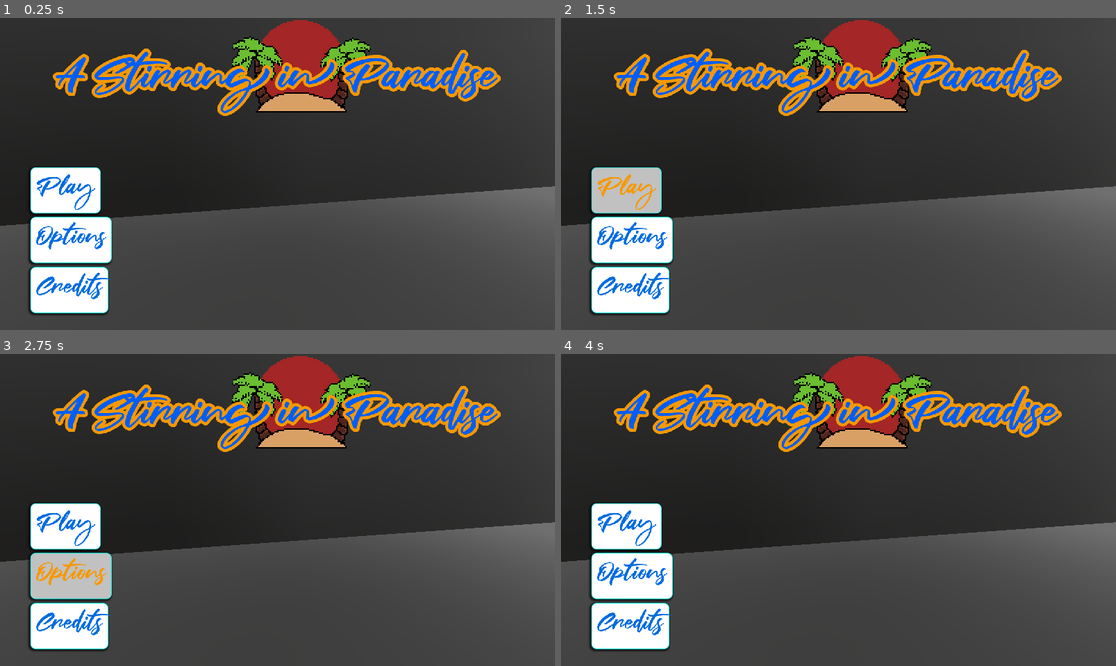
Above: before the commit, frames 1-4 (two rows, left to right).
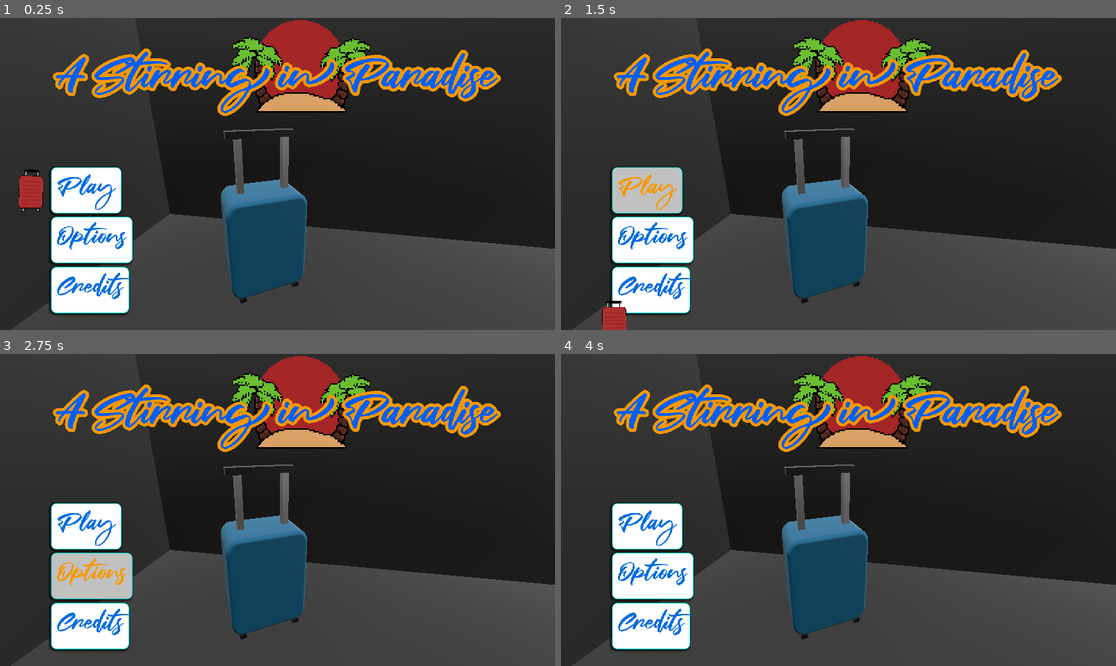
Above: after the commit, the same moments.

Repository: emilyallerdings/gwj81-expedition
Game: Godot game, scene res://Scenes/menu_testing.tscn
Same seed, same stepped clock (60 frames per second), same inputs: the game is played once before the commit and once after it. This scene is started directly instead of the project's main scene.
Inputs (mouse positions are in pixels of both pictures, inside the frame that each line leads up to):
- Up to frame 1 (0.25 s): no input
- Up to frame 2 (1.5 s): click "Play" at 0.5 s; click "Play" at 1.25 s
- Up to frame 3 (2.75 s): click "Options" at 2 s
- Up to frame 4 (4 s): click "Credits" at 2.75 s; move the mouse to (960, 494) at 3.52 s; hold D (right) from 3.53 s (still down)

The runs differ from the first frame. In frame 1, 19% of the frame differs, in the area x 0-100%, y 0-100%; in frame 2, 19%; in frame 3, 19%; in frame 4, 19%.

Commit message:
Added suitcase and fun little mouse thing

Diff:
--- /dev/null
+++ b/Materials/pseudo_3d.gdshader
@@ -0,0 +1,231 @@
+// godot shader
+
+shader_type canvas_item;
+
+// Camera FOV
+
+uniform float fov : hint_range(1, 179) = 90;
+
+uniform bool cull_back = true;
+
+uniform float y_rot : hint_range(-180, 180) = 0.0;
+
+uniform float x_rot : hint_range(-180, 180) = 0.0;
+
+
+
+uniform float inset : hint_range(0, 1) = 0.0;
+
+// Consider changing this to a uniform and changing it from code
+
+uniform float hovering;
+
+uniform float rand_trans_power = 1.0;
+
+uniform float rand_seed;
+
+uniform float vortex_amt:hint_range(-10.0, 10.0, 0.1);
+
+uniform float rotation:hint_range(-10.0, 10.0, 0.1) = 0.0;
+
+// 全局着色器变量 在脚本中设置鼠标位置
+
+global uniform vec2 mouse_screen_pos = vec2(0.0, 0.0);
+
+uniform vec2 mouse_screen_pos_test = vec2(0.0, 0.0);
+
+
+
+
+
+varying flat vec2 o;
+
+varying vec3 p;
+
+
+
+varying vec2 transformed_world_to_canvas_coordinates;
+
+varying flat vec2 pivot;
+
+varying flat vec2 region_rate;
+
+varying flat mat3 inv_rot_mat;
+
+
+
+
+
+vec2 rotate(vec2 uv, vec2 pivot_r, float angle)
+
+{
+
+
+
+	mat2 rotation_mat = mat2(vec2(cos(angle), -sin(angle)),
+
+						vec2(sin(angle), cos(angle)));
+
+	uv -= pivot_r;
+
+	uv = uv * rotation_mat;
+
+	uv += pivot_r;
+
+	return uv;
+
+}
+
+// Creates rotation matrix
+
+void vertex(){
+
+	vec2 my_region_rate = abs(VERTEX) *2.0;
+
+	region_rate = TEXTURE_PIXEL_SIZE * my_region_rate;
+
+	if(VERTEX_ID == 0 ){
+
+		pivot = UV ;
+
+		}
+
+	if(VERTEX_ID == 1){
+
+
+
+		pivot = UV - vec2(0.0, region_rate.y);
+
+
+
+	}
+
+	if(VERTEX_ID == 2){
+
+		pivot = UV - vec2(region_rate.x, region_rate.y);
+
+	}
+
+	if(VERTEX_ID == 3){
+
+		pivot = UV - vec2(region_rate.x, 0.0);
+
+	}
+
+	float rand_angel = rand_trans_power * mod(TIME * (0.9 + mod(rand_seed, 0.5)), 2.0 * PI);
+
+	vec2 rand_vec = vec2(cos(rand_angel), sin(rand_angel));
+
+	transformed_world_to_canvas_coordinates = (inverse(MODEL_MATRIX) * vec4(mouse_screen_pos, 0.0, 1.0) ).xy;
+
+	vec2 mouse_force = hovering * 0.5* (transformed_world_to_canvas_coordinates )/ length(region_rate/TEXTURE_PIXEL_SIZE) + rand_vec*0.05 *rand_trans_power;
+
+
+
+	float sin_b = sin(y_rot / 180.0 * PI + mouse_force.x);
+
+	float cos_b = cos(y_rot / 180.0 * PI + mouse_force.x);
+
+	float sin_c = sin(x_rot / 180.0 * PI + -mouse_force.y);
+
+	float cos_c = cos(x_rot / 180.0 * PI + -mouse_force.y);
+
+
+
+	inv_rot_mat;
+
+	inv_rot_mat[0][0] = cos_b;
+
+	inv_rot_mat[0][1] = 0.0;
+
+	inv_rot_mat[0][2] = -sin_b;
+
+
+
+	inv_rot_mat[1][0] = sin_b * sin_c;
+
+	inv_rot_mat[1][1] = cos_c;
+
+	inv_rot_mat[1][2] = cos_b * sin_c;
+
+
+
+	inv_rot_mat[2][0] = sin_b * cos_c;
+
+	inv_rot_mat[2][1] = -sin_c;
+
+	inv_rot_mat[2][2] = cos_b * cos_c;
+
+
+
+
+
+	vec2 uv = (UV - pivot ) / region_rate;
+
+
+
+
+
+	float t = tan(fov / 360.0 * PI);
+
+
+
+	VERTEX += (uv - 0.5) * 1.0*my_region_rate * t * (1.0 - inset);
+
+
+
+}
+
+
+
+void fragment(){
+
+	vec2 uv = (UV - pivot ) / region_rate;
+
+
+
+	float t = tan(fov / 360.0 * PI);
+
+	p = inv_rot_mat * vec3((uv - 0.5), 0.5 / t);
+
+	float v = (0.5 / t) + 0.5;
+
+	p.xy *= v * inv_rot_mat[2].z;
+
+	o = v * inv_rot_mat[2].xy;
+
+
+
+	if (cull_back && p.z <= 0.0) discard;
+
+	uv = (p.xy / p.z).xy - o;
+
+	uv += 0.5;
+
+	float asp = (region_rate/TEXTURE_PIXEL_SIZE).y/ (region_rate/TEXTURE_PIXEL_SIZE).x;
+
+	uv.y *= asp;
+
+	uv = rotate(uv, vec2(0.5, 0.5), rotation + rand_trans_power*0.05*sin(TIME * (0.9 + mod(rand_seed, 0.5)) + rand_seed * 123.8985));
+
+	uv.y /= asp;
+
+
+
+	if(uv.x >1.0 || uv.x < 0.0){
+
+		discard;
+
+	}
+
+	if(uv.y >1.0 || uv.y < 0.0){
+
+		discard;
+
+	}
+
+	uv = pivot + uv * region_rate;
+
+  COLOR = texture(TEXTURE, uv);
+
+}
--- /dev/null
+++ b/Scenes/luggage.tscn
@@ -0,0 +1,13 @@
+[gd_scene load_steps=3 format=3 uid="uid://c3st1sbq1ewwj"]
+
+[ext_resource type="PackedScene" uid="uid://t54luoyhamqx" path="res://Assets/luggage.glb" id="1_iiv55"]
+
+[sub_resource type="StandardMaterial3D" id="StandardMaterial3D_n4s8n"]
+albedo_color = Color(0.77084, 0.770839, 0.770839, 1)
+metallic = 1.0
+roughness = 0.5
+
+[node name="luggage" instance=ExtResource("1_iiv55")]
+
+[node name="Cube" parent="." index="2"]
+surface_material_override/0 = SubResource("StandardMaterial3D_n4s8n")
--- a/Scenes/menu_testing.tscn
+++ b/Scenes/menu_testing.tscn
@@ -1,10 +1,13 @@
-[gd_scene load_steps=9 format=3 uid="uid://cua0fhfbu5gg1"]
+[gd_scene load_steps=13 format=3 uid="uid://cua0fhfbu5gg1"]
 
 [ext_resource type="Script" uid="uid://ieq2hasgdd62" path="res://Scripts/main_menu.gd" id="1_34v3d"]
 [ext_resource type="PackedScene" uid="uid://cl844rkgxivpm" path="res://Assets/selectionroom.glb" id="1_m6x4c"]
 [ext_resource type="Theme" uid="uid://bncgplyvgv608" path="res://Materials/default_theme.tres" id="2_5dbda"]
 [ext_resource type="FontFile" uid="uid://d4da0phun8v4d" path="res://Materials/Fair Prosper.ttf" id="3_ycoxo"]
-[ext_resource type="Texture2D" uid="uid://crjk38l5pjmae" path="res://Assets/title_splash.png" id="4_ycoxo"]
+[ext_resource type="Texture2D" uid="uid://crjk38l5pjmae" path="res://UI Assets/title_splash.png" id="4_ycoxo"]
+[ext_resource type="Shader" uid="uid://ud44g8ahsyxi" path="res://Materials/pseudo_3d.gdshader" id="6_fmuvw"]
+[ext_resource type="Texture2D" uid="uid://ge4oyevnnxel" path="res://UI Assets/suitecase_sprite.png" id="7_vxmc4"]
+[ext_resource type="PackedScene" uid="uid://c3st1sbq1ewwj" path="res://Scenes/luggage.tscn" id="8_vxmc4"]
 
 [sub_resource type="ProceduralSkyMaterial" id="ProceduralSkyMaterial_m6x4c"]
 sky_energy_multiplier = 6.05
@@ -16,13 +19,28 @@
 background_mode = 2
 sky = SubResource("Sky_oqbs2")
 
+[sub_resource type="ShaderMaterial" id="ShaderMaterial_fbgsc"]
+shader = ExtResource("6_fmuvw")
+shader_parameter/fov = 90.0
+shader_parameter/cull_back = true
+shader_parameter/y_rot = 2.00001
+shader_parameter/x_rot = 2.00001
+shader_parameter/inset = 0.0
+shader_parameter/hovering = 0.0
+shader_parameter/rand_trans_power = 1.0
+shader_parameter/rand_seed = 0.5
+shader_parameter/vortex_amt = 0.0
+shader_parameter/rotation = 1.49012e-07
+shader_parameter/mouse_screen_pos_test = Vector2(0, 0)
+
 [node name="Main Menu" type="Node3D"]
 script = ExtResource("1_34v3d")
 
 [node name="Camera3D" type="Camera3D" parent="."]
-transform = Transform3D(-0.985313, -0.0441959, 0.164941, -1.13133e-08, 0.965926, 0.258819, -0.17076, 0.255018, -0.951739, 19.3777, 6.36014, 30.0742)
+transform = Transform3D(-0.815615, -0.17541, 0.551366, 0, 0.952938, 0.303165, -0.578596, 0.247266, -0.77723, 25.7932, 17.8789, 20.6814)
 
 [node name="selectionroom" parent="." instance=ExtResource("1_m6x4c")]
+transform = Transform3D(0.707107, 0, 0.707107, 0, 1, 0, -0.707107, 0, 0.707107, -3.75321, 0, 26.172)
 
 [node name="WorldEnvironment" type="WorldEnvironment" parent="."]
 environment = SubResource("Environment_5dbda")
@@ -56,10 +74,10 @@
 
 [node name="Play" type="Button" parent="Main Menu UI"]
 layout_mode = 0
-offset_left = 73.0
+offset_left = 116.0
 offset_top = 315.0
-offset_right = 180.0
-offset_bottom = 388.0
+offset_right = 242.0
+offset_bottom = 401.0
 theme = ExtResource("2_5dbda")
 theme_override_fonts/font = ExtResource("3_ycoxo")
 theme_override_font_sizes/font_size = 50
@@ -67,10 +85,10 @@
 
 [node name="Options" type="Button" parent="Main Menu UI"]
 layout_mode = 0
-offset_left = 73.0
+offset_left = 116.0
 offset_top = 418.0
-offset_right = 215.0
-offset_bottom = 491.0
+offset_right = 265.0
+offset_bottom = 504.0
 theme = ExtResource("2_5dbda")
 theme_override_fonts/font = ExtResource("3_ycoxo")
 theme_override_font_sizes/font_size = 50
@@ -78,10 +96,10 @@
 
 [node name="Credits" type="Button" parent="Main Menu UI"]
 layout_mode = 0
-offset_left = 73.0
+offset_left = 116.0
 offset_top = 522.0
-offset_right = 215.0
-offset_bottom = 595.0
+offset_right = 258.0
+offset_bottom = 608.0
 theme = ExtResource("2_5dbda")
 theme_override_fonts/font = ExtResource("3_ycoxo")
 theme_override_font_sizes/font_size = 50
@@ -93,6 +111,18 @@
 scale = Vector2(3, 3)
 texture = ExtResource("4_ycoxo")
 
+[node name="SuitecaseSprite" type="Sprite2D" parent="."]
+material = SubResource("ShaderMaterial_fbgsc")
+position = Vector2(65, 357)
+scale = Vector2(0.785156, 0.785156)
+texture = ExtResource("7_vxmc4")
+
+[node name="luggage" parent="." instance=ExtResource("8_vxmc4")]
+transform = Transform3D(0.258819, 0, 0.965926, 0, 1, 0, -0.965926, 0, 0.258819, 18.3622, 3, 33.2047)
+
+[connection signal="mouse_entered" from="Main Menu UI/Play" to="." method="_on_play_mouse_entered"]
 [connection signal="pressed" from="Main Menu UI/Play" to="." method="_on_play_pressed"]
+[connection signal="mouse_entered" from="Main Menu UI/Options" to="." method="_on_options_mouse_entered"]
 [connection signal="pressed" from="Main Menu UI/Options" to="." method="_on_options_pressed"]
+[connection signal="mouse_entered" from="Main Menu UI/Credits" to="." method="_on_credits_mouse_entered"]
 [connection signal="pressed" from="Main Menu UI/Credits" to="." method="_on_credits_pressed"]
--- a/Scripts/main_menu.gd
+++ b/Scripts/main_menu.gd
@@ -1,5 +1,9 @@
 extends Node3D
 
+@onready var play = $"Main Menu UI/Play"
+@onready var options = $"Main Menu UI/Options"
+@onready var credits = $"Main Menu UI/Credits"
+@onready var suitecase_sprite = $SuitecaseSprite
 
 func _ready():
 	SoundBus.airport_ambience.play()
@@ -13,3 +17,12 @@
 
 func _on_credits_pressed():
 	SoundBus.button.play()
+
+func _on_play_mouse_entered():
+	suitecase_sprite.position = play.position + Vector2(-5.0, play.position.y)
+
+func _on_options_mouse_entered():
+	suitecase_sprite.position = options.position + Vector2(-5.0, options.position.y)
+
+func _on_credits_mouse_entered():
+	suitecase_sprite.position = credits.position + Vector2(-5.0, credits.position.y)
--- a/project.godot
+++ b/project.godot
@@ -64,3 +64,10 @@
 textures/canvas_textures/default_texture_filter=0
 renderer/rendering_method="gl_compatibility"
 renderer/rendering_method.mobile="gl_compatibility"
+
+[shader_globals]
+
+mouse_screen_pos={
+"type": "vec2",
+"value": Vector2(0, 0)
+}
Binary file added: Assets/luggage.glb
Not shown, added: Assets/luggage.glb.import
Not shown, added: Materials/pseudo_3d.gdshader.uid
Renamed: Assets/suitecase_sprite.png -> UI Assets/suitecase_sprite.png
Not shown, changed: UI Assets/suitecase_sprite.png.import
Renamed: Assets/title_splash.png -> UI Assets/title_splash.png
Not shown, changed: UI Assets/title_splash.png.import
Renamed: Assets/title_splash_blowup.png -> UI Assets/title_splash_blowup.png
Not shown, changed: UI Assets/title_splash_blowup.png.import
